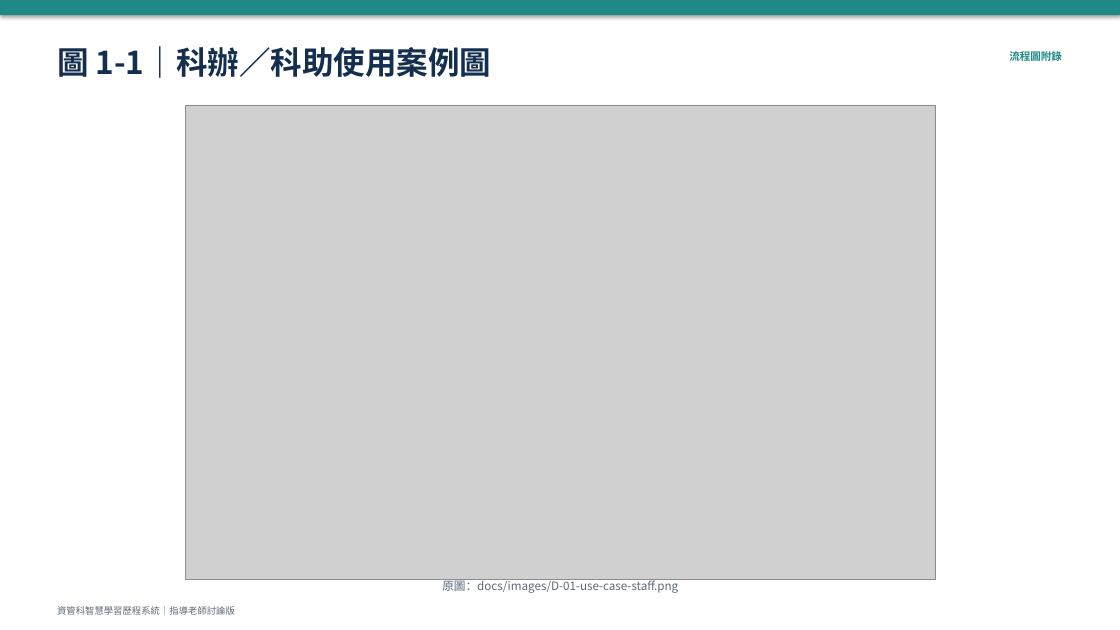
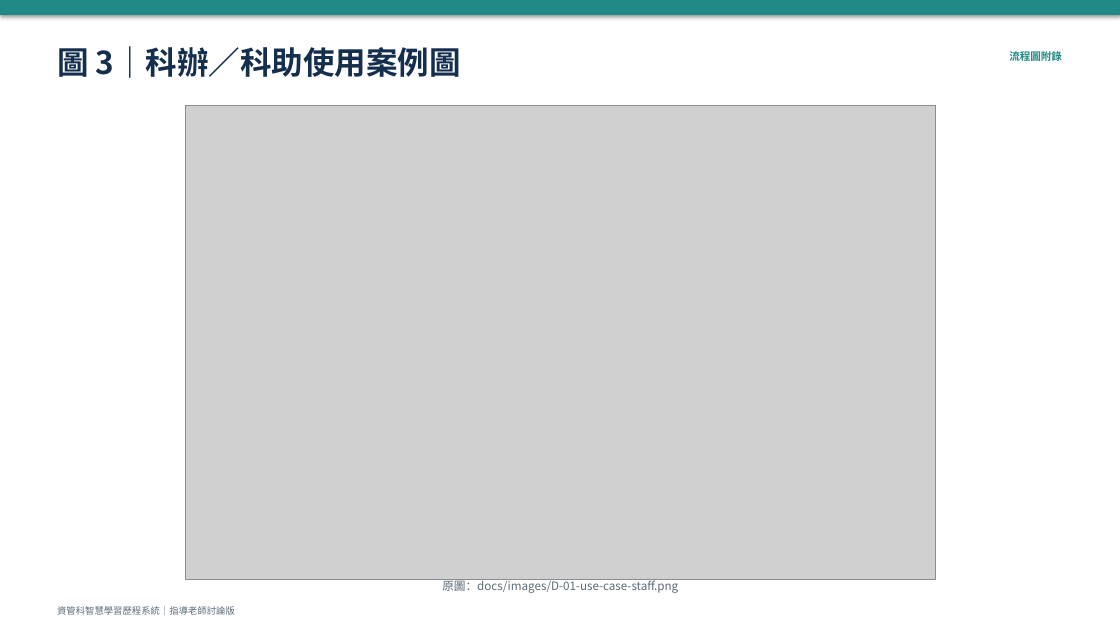
Before and after one commit to vujhdcusa/1028, a slide deck: slide 4 of docs/08_簡報/AI_流程圖彙整_2026-10-10.pptx (slide 5 before the commit). Drawn at 1120x630 pixels with LibreOffice and Linux fonts; fonts in the diff are those of the drawing; grey boxes stand for pictures. Boxes give left, top, right and bottom in pixels: in the first picture for what was removed or moved away, otherwise in the second. Text is boxed around its words. In the diff, an @@ line names an element or a change of style, - is before the commit and + after.

```diff
--- a/docs/08_簡報/AI_流程圖彙整_2026-10-10.pptx
+++ b/docs/08_簡報/AI_流程圖彙整_2026-10-10.pptx
@@ text at bbox=[57, 42, 461, 83]: text changed @@
-圖 1-1｜科辦／科助使用案例圖
+圖 3｜科辦／科助使用案例圖
```
Also in this commit, not shown: 17 other slides changed, 4 slides added, 56 other files.
